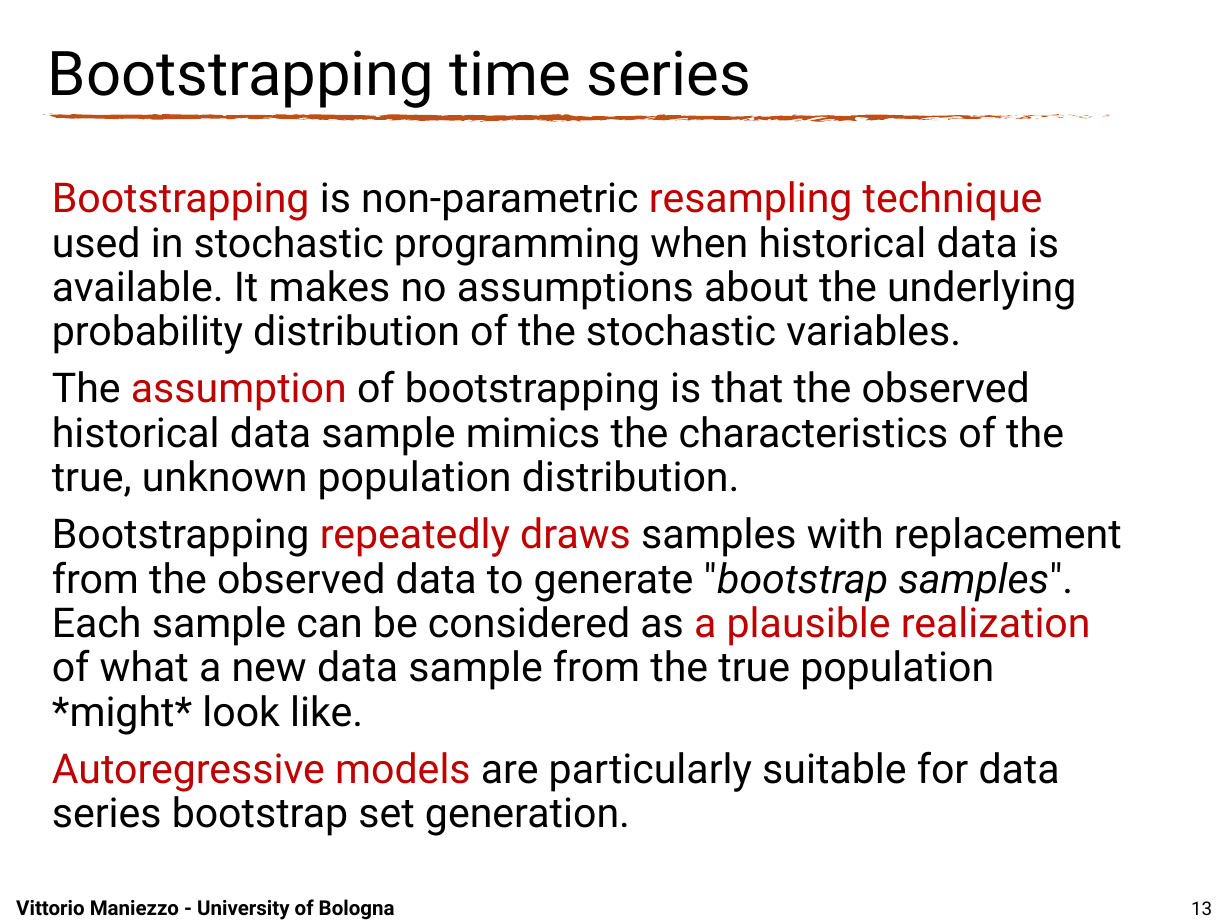
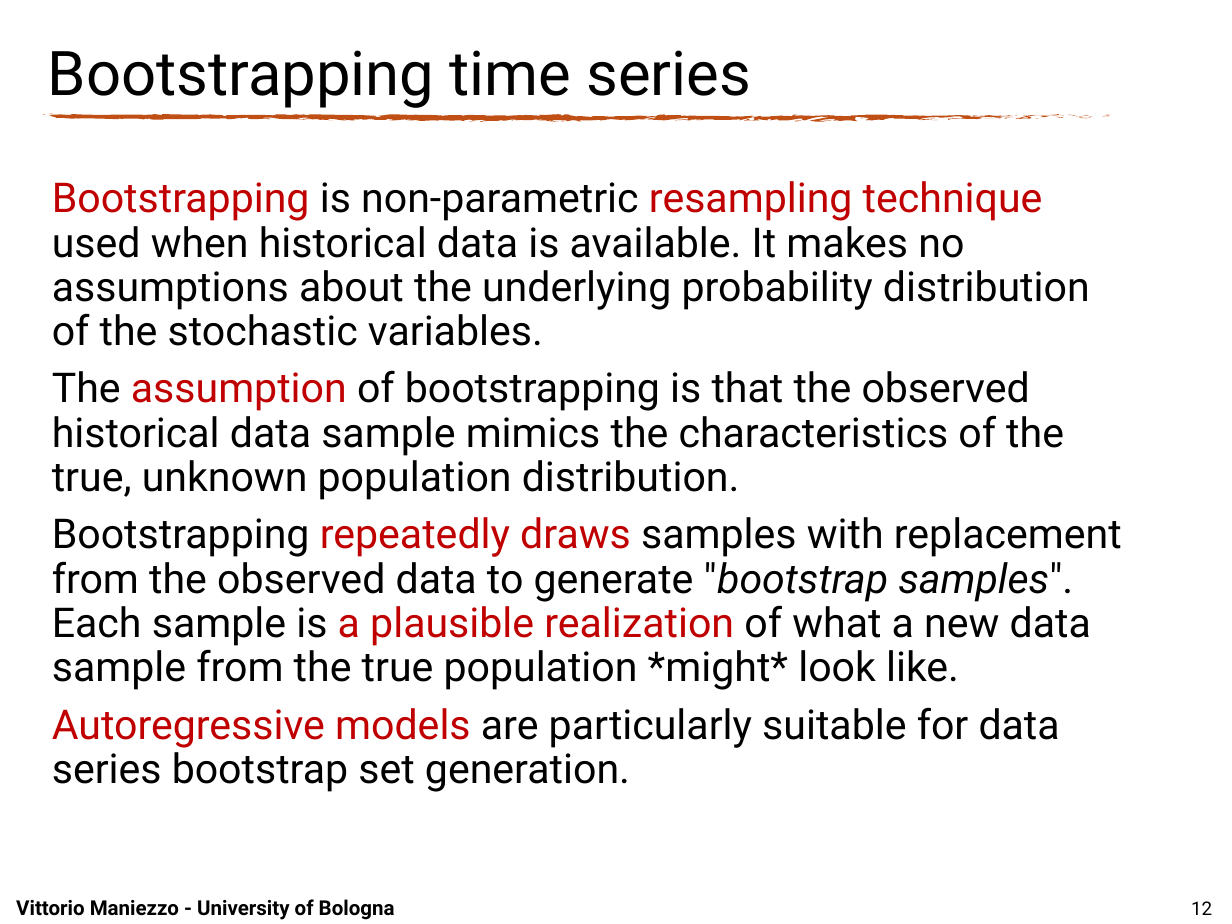
Before and after one commit to maniezzo/GDOforecast, a slide deck: slide 12 of doc/IFORS2026/Ifors_PPT_BESO.pptx (slide 13 before the commit). Drawn at 1232x924 pixels with LibreOffice and Linux fonts; fonts in the diff are those of the drawing; background and template pictures are left out. Boxes give left, top, right and bottom in pixels: in the first picture for what was removed or moved away, otherwise in the second. Text is boxed around its words. In the diff, an @@ line names an element or a change of style, - is before the commit and + after.

```diff
--- a/doc/IFORS2026/Ifors_PPT_BESO.pptx
+++ b/doc/IFORS2026/Ifors_PPT_BESO.pptx
@@ text at (52, 181, 1090, 346): text changed @@
-Bootstrapping is non-parametric resampling technique used in stochastic programming when historical data is available. It makes no assumptions about the underlying probability distribution of the stochastic variables.
+Bootstrapping is non-parametric resampling technique used when historical data is available. It makes no assumptions about the underlying probability distribution of the stochastic variables.
@@ text at (52, 517, 1122, 690): text changed @@
-Bootstrapping repeatedly draws samples with replacement from the observed data to generate "bootstrap samples". Each sample can be considered as a plausible realization of what a new data sample from the true population *might* look like.
+Bootstrapping repeatedly draws samples with replacement from the observed data to generate "bootstrap samples". Each sample is a plausible realization of what a new data sample from the true population *might* look like.
@@ page number at (1191, 901, 1212, 915): text changed @@
-13
+12
```
Also in this commit, not shown: 6 other slides changed, 1 slide removed, 3 other files.
